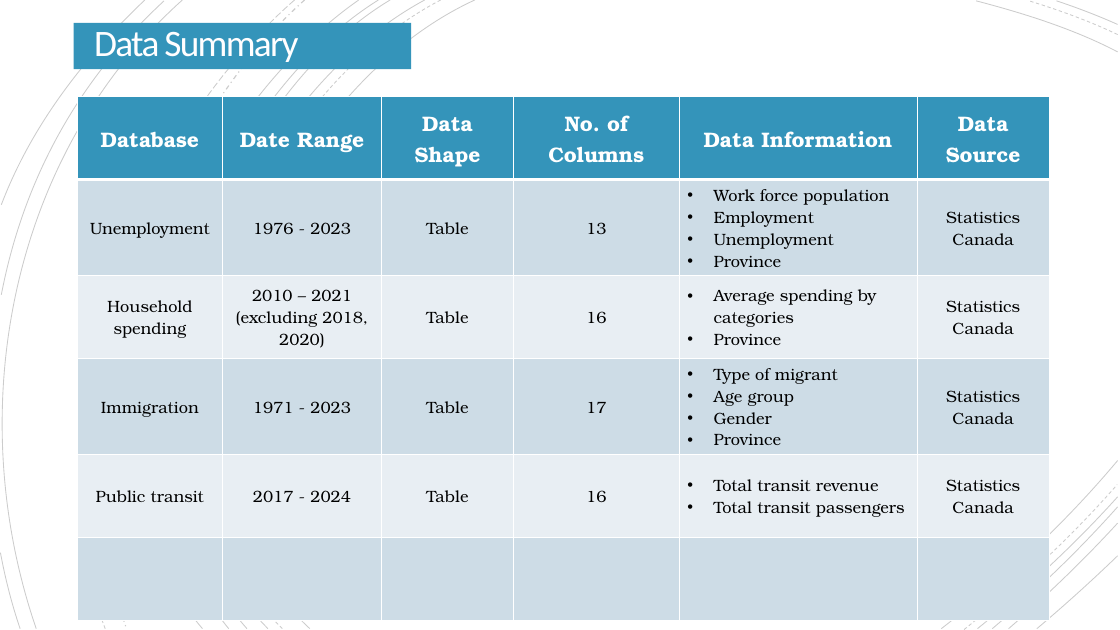
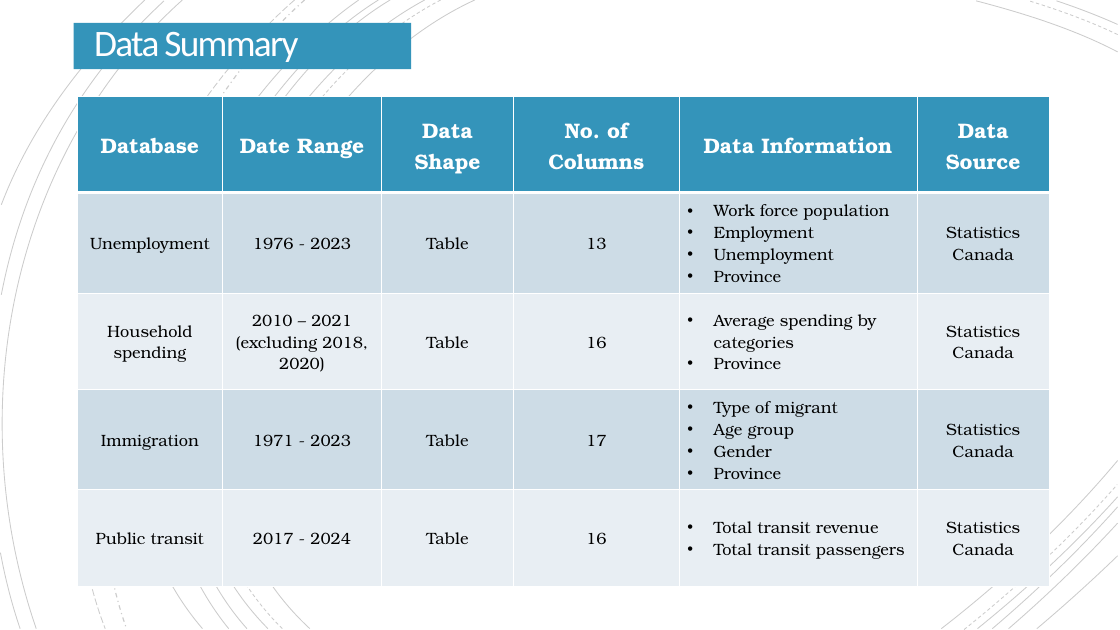
Before and after one commit to Cadeem-M/Project-1-Unemployment, a slide deck: slide 5 of Unemployment Analysis Presentation - Group 2.pptx. Drawn at 1120x630 pixels with LibreOffice and Linux fonts; fonts in the diff are those of the drawing. Boxes give left, top, right and bottom in pixels: in the first picture for what was removed or moved away, otherwise in the second. Text is boxed around its words. In the diff, an @@ line names an element or a change of style, - is before the commit and + after.

```diff
--- a/Unemployment Analysis Presentation - Group 2.pptx
+++ b/Unemployment Analysis Presentation - Group 2.pptx
@@ table at box(77, 97, 1049, 586) @@
-row 6:  |  |  |  |  | 
```
Also in this commit, not shown: 10 other slides changed, 4 slides added, 1 slide removed, 7 other files.
